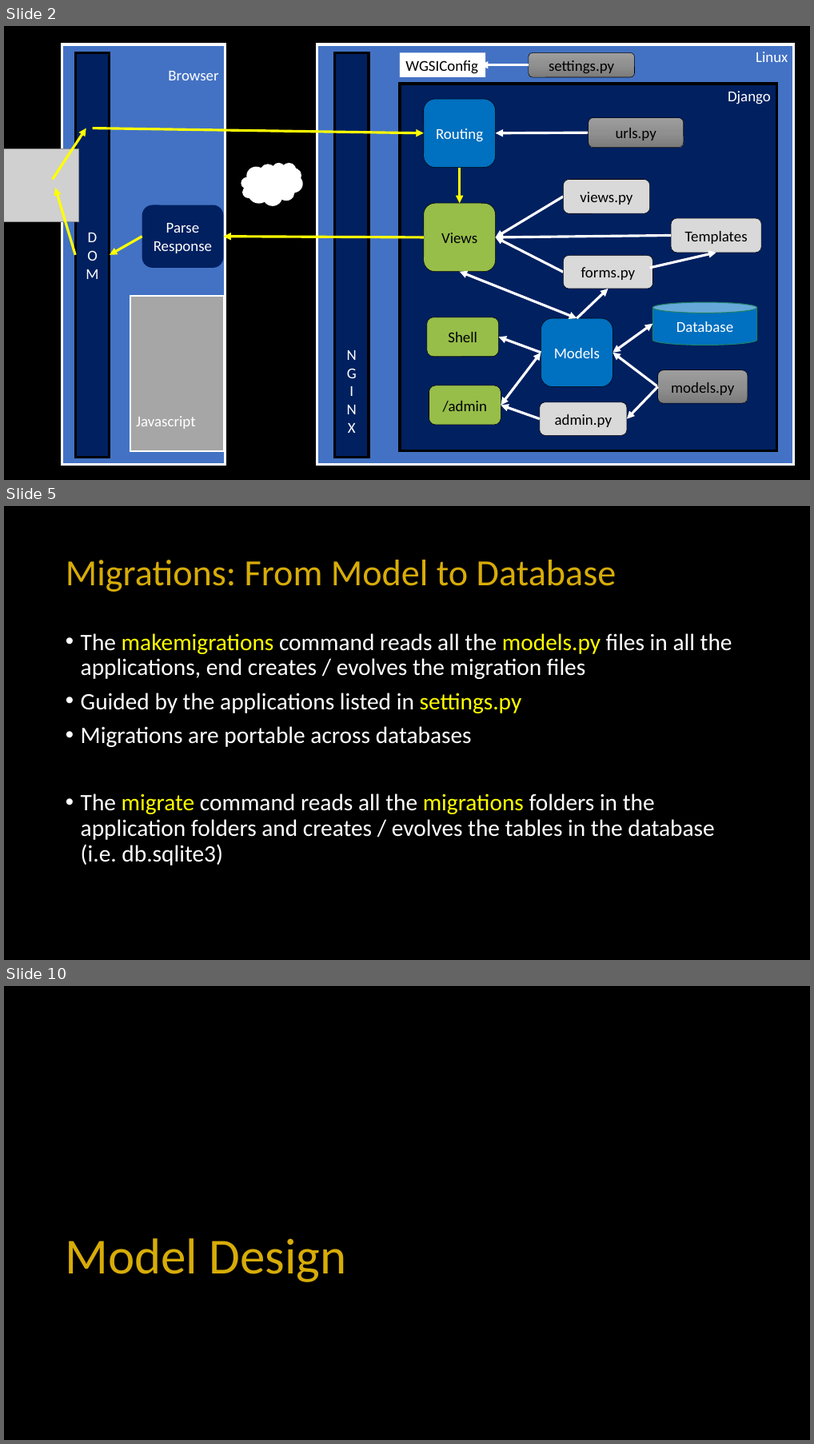
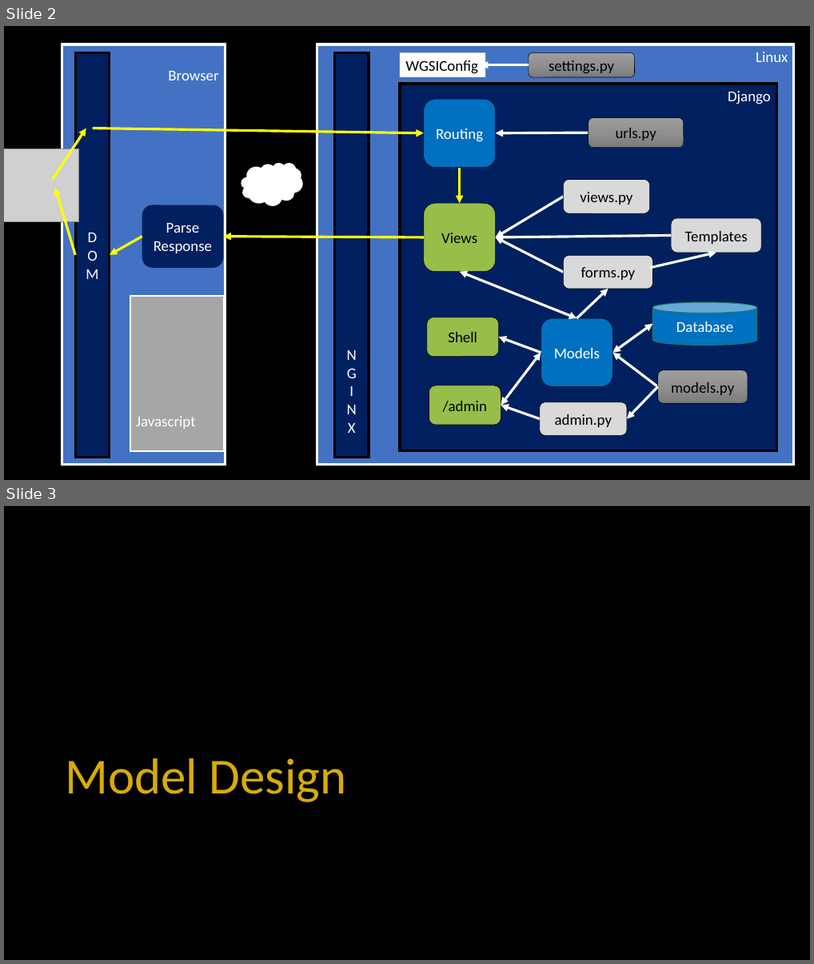
Before and after one commit to csev/dj4e, a slide deck: lectures/DJ-03-One-To-Many.pptx. Shown one above the other, each under a label of ours: slides 2, 5 and 10 before the commit, slides 2 and 3 after it; the slides between them are not shown. The pictures are 814x1444 and 814x964 pixels, drawn with LibreOffice and Linux fonts; fonts in the diff are those of the drawing; grey boxes stand for pictures. Boxes give left, top, right and bottom in pixels: in the first picture for what was removed or moved away, otherwise in the second. Text is boxed around its words. In the diff, an @@ line names an element or a change of style, - is before the commit and + after.

```diff
--- a/lectures/DJ-03-One-To-Many.pptx
+++ b/lectures/DJ-03-One-To-Many.pptx
@@ slide 5 removed at [4,506,810,960], background #000000 @@
@@ title removed at [66,560,617,592] @@
-Migrations: From Model to Database
@@ text removed at [81,633,733,865] @@
-• The makemigrations command reads all the models.py files in all the applications, end creates / evolves the migration files
-• Guided by the applications listed in settings.py
-• Migrations are portable across databases
-• The migrate command reads all the migrations folders in the application folders and creates / evolves the tables in the database (i.e. db.sqlite3)
@@ what was slide 10 is now slide 3 @@
```
Also in this commit, not shown: 6 other slides removed, 1 other file.
